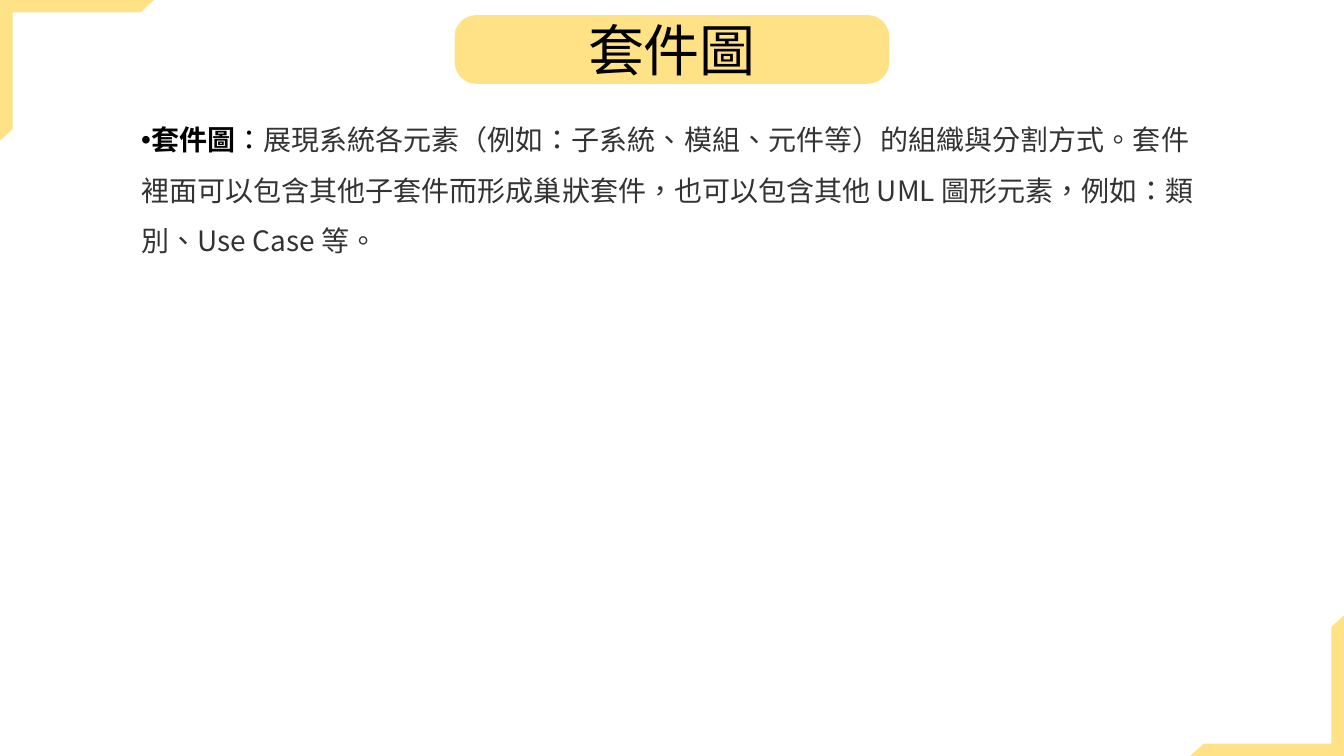
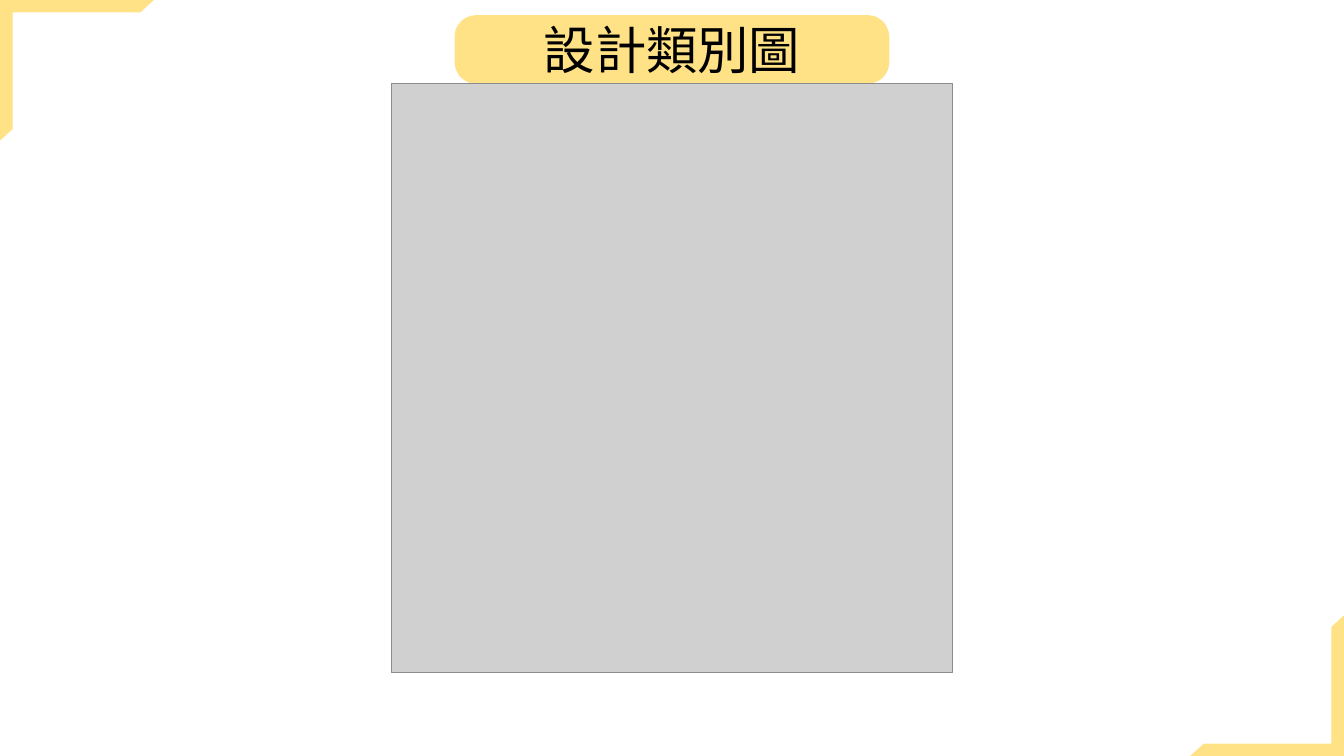
Before and after one commit to jiakai912/114201_poject, a slide deck: slide 6 of 11336032/uml報告.pptx (slide 9 before the commit). Drawn at 1344x756 pixels with LibreOffice and Linux fonts; fonts in the diff are those of the drawing; grey boxes stand for pictures. Boxes give left, top, right and bottom in pixels: in the first picture for what was removed or moved away, otherwise in the second. Text is boxed around its words. In the diff, an @@ line names an element or a change of style, - is before the commit and + after.

```diff
--- a/11336032/uml報告.pptx
+++ b/11336032/uml報告.pptx
@@ text in rounded rectangle at [544, 26, 800, 73]: text changed; size 40 to 36.7 pt @@
-套件圖
+設計類別圖
@@ picture added at [392, 84, 953, 673] @@
@@ text removed at [141, 126, 1193, 254] @@
-• 套件圖：展現系統各元素（例如：子系統、模組、元件等）的組織與分割方式。套件裡面可以包含其他子套件而形成巢狀套件，也可以包含其他 UML 圖形元素，例如：類別、Use Case 等。
```
Also in this commit, not shown: 8 other slides changed, 1 slide added.
